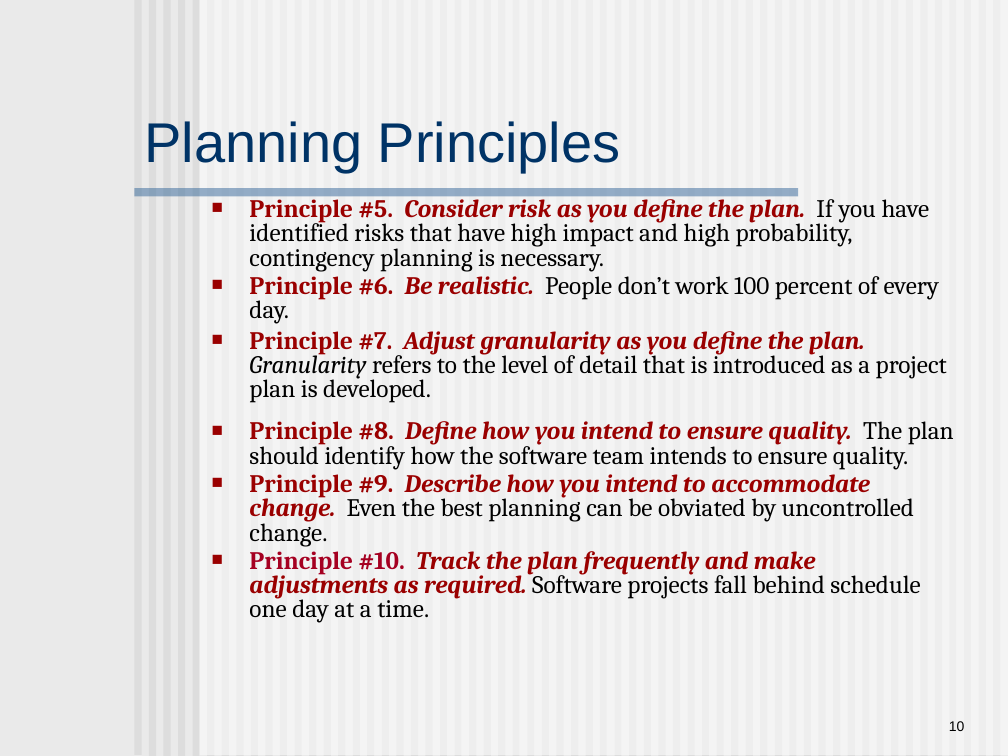
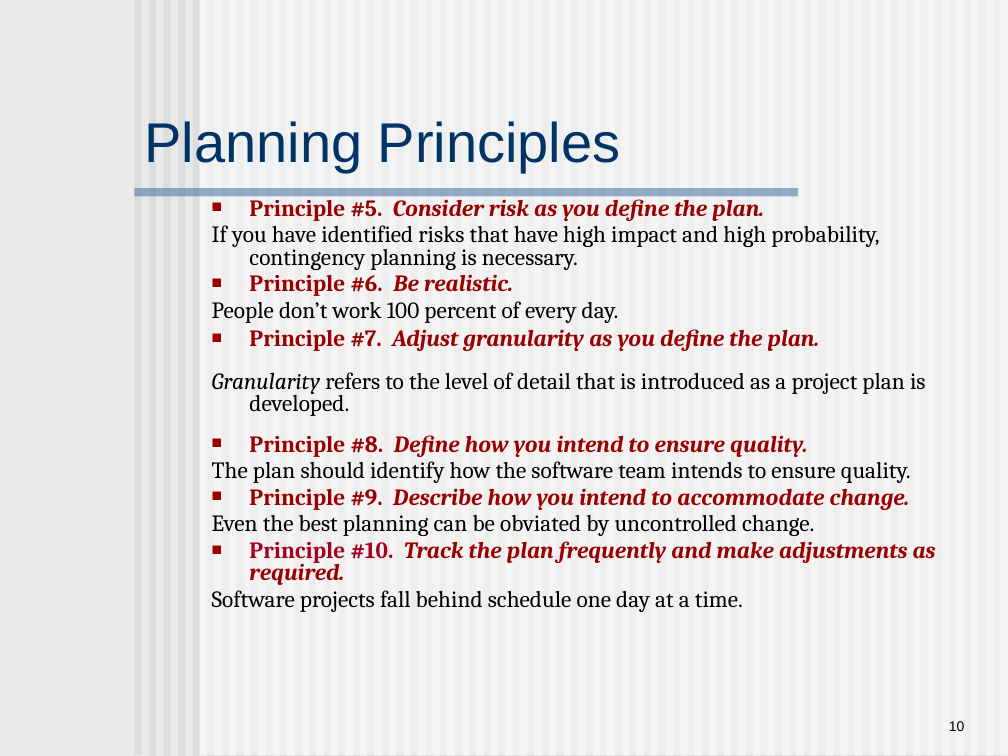
Before and after one commit to swtv-kaist/cs350-fall25, a slide deck: slide 10 of slides/lec20-ch6-principles.ppt. Drawn at 1008x756 pixels with LibreOffice and Linux fonts; fonts in the diff are those of the drawing. Boxes give left, top, right and bottom in pixels: in the first picture for what was removed or moved away, otherwise in the second. Text is boxed around its words. In the diff, an @@ line names an element or a change of style, - is before the commit and + after.

```diff
--- a/slides/lec20-ch6-principles.ppt
+++ b/slides/lec20-ch6-principles.ppt
@@ text at (x1=212, y1=195, x2=936, y2=612): text changed; size 18 to 16.6 pt @@
-■ Principle #5. Consider risk as you define the plan. If you have identified risks that have high impact and high probability, contingency planning is necessary.
-■ Principle #6. Be realistic. People don’t work 100 percent of every day.
-■ Principle #7. Adjust granularity as you define the plan. Granularity refers to the level of detail that is introduced as a project plan is developed.
-■ Principle #8. Define how you intend to ensure quality. The plan should identify how the software team intends to ensure quality.
-■ Principle #9. Describe how you intend to accommodate change. Even the best planning can be obviated by uncontrolled change.
-■ Principle #10. Track the plan frequently and make adjustments as required. Software projects fall behind schedule one day at a time.
+■ Principle #5. Consider risk as you define the plan.
+If you have identified risks that have high impact and high probability, contingency planning is necessary.
+■ Principle #6. Be realistic.
+People don’t work 100 percent of every day.
+■ Principle #7. Adjust granularity as you define the plan.
+Granularity refers to the level of detail that is introduced as a project plan is developed.
+■ Principle #8. Define how you intend to ensure quality.
+The plan should identify how the software team intends to ensure quality.
+■ Principle #9. Describe how you intend to accommodate change.
+Even the best planning can be obviated by uncontrolled change.
+■ Principle #10. Track the plan frequently and make adjustments as required.
+Software projects fall behind schedule one day at a time.
```
Also in this commit, not shown: 7 other slides changed, 1 other file.
